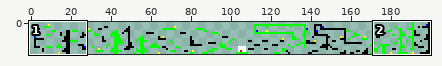
Edited in one commit: sprite sheet (assets/level_platforms.png). Above, an overview of the earlier version with the close-up marked.
Close-up. The starting point:
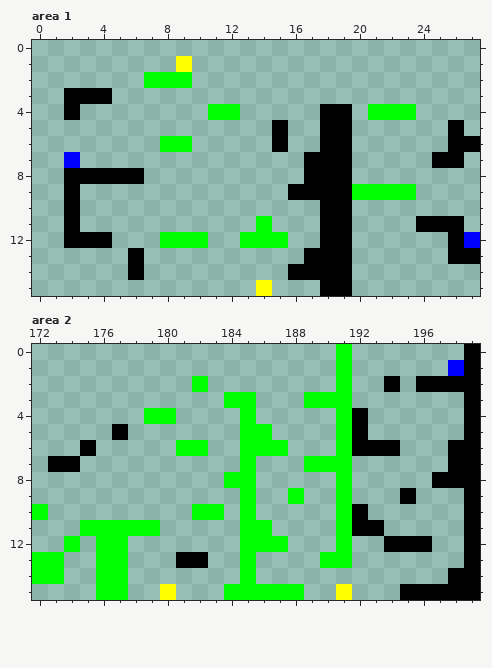
The file is 200x16 pixels. Shown: area 1: x 0..27, y 0..15; area 2: x 172..199, y 0..15.
After the commit:
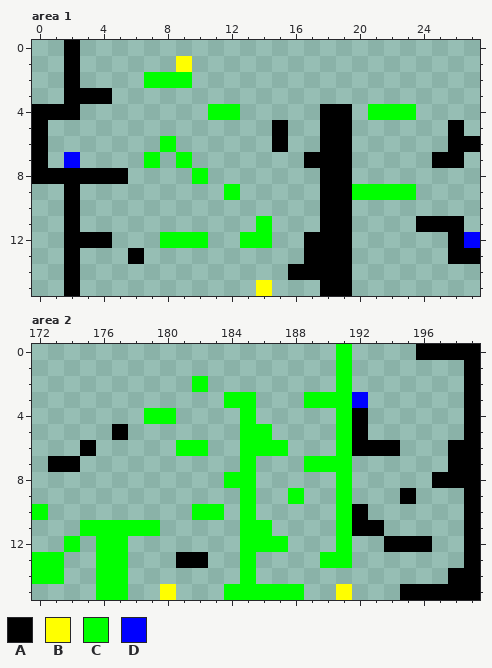
Palette (. is transparent): A #000000  B #ffff00  C #00ff00  D #0000ff
Changes in this commit:
--- area 1
@@ x 0..27 @@
- 0 ............................
- 1 .........B..................
- 2 .......CCC..................
+ 0 ..A.........................
+ 1 ..A......B..................
+ 2 ..A....CCC..................
  3 ..AAA.......................
- 4 ..A........CC.....AA.CCC....
- 5 ...............A..AA......A.
- 6 ........CC.....A..AA......AA
- 7 ..D..............AAA.....AA.
- 8 ..AAAAA..........AAA........
- 9 ..A.............AAAACCCC....
+ 4 AAA........CC.....AA.CCC....
+ 5 A..............A..AA......A.
+ 6 A.......C......A..AA......AA
+ 7 A.D....C.C.......AAA.....AA.
+ 8 AAAAAA....C.......AA........
+ 9 ..A.........C.....AACCCC....
 10 ..A...............AA........
 11 ..A...........C...AA....AAA.
-12 ..AAA...CCC..CCC..AA......AD
-13 ......A..........AAA......AA
-14 ......A.........AAAA........
-15 ..............B...AA........
+12 ..AAA...CCC..CC..AAA......AD
+13 ..A...A..........AAA......AA
+14 ..A.............AAAA........
+15 ..A...........B...AA........
--- area 2
@@ x 190..199 @@
- 0 .C.......A
- 1 .C......DA
- 2 .C..A.AAAA
- 3 CC.......A
+ 0 .C....AAAA
+ 1 .C.......A
+ 2 .C.......A
+ 3 CCD......A
  4 .CA......A
